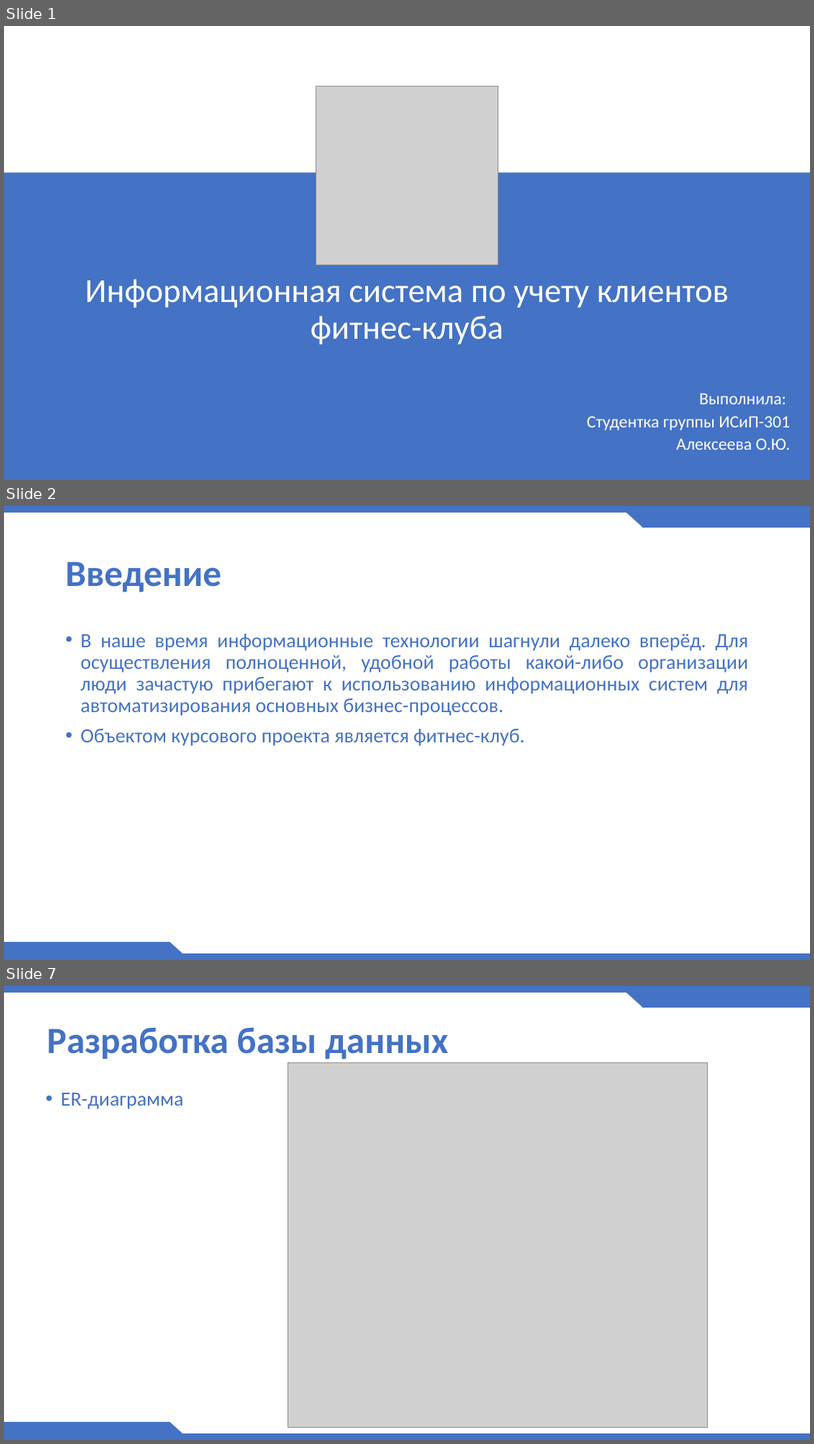
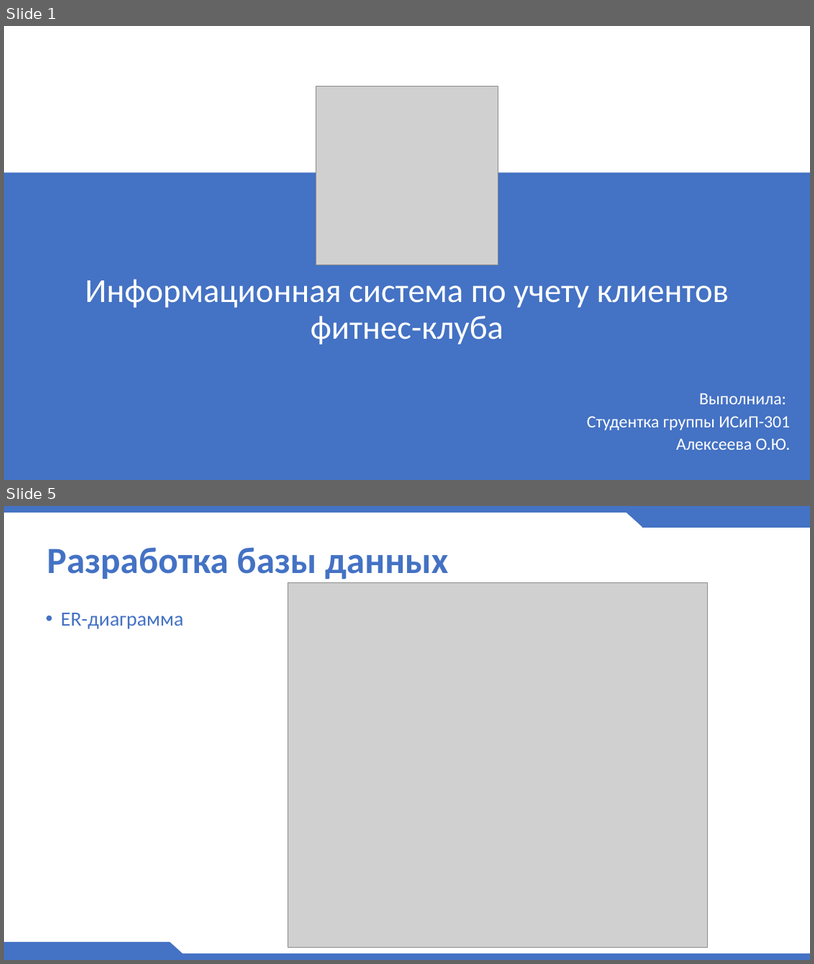
Before and after one commit to zhoyl/WpfApp2_KursRab, a slide deck: prezentation.pptx. Shown one above the other, each under a label of ours: slides 1, 2 and 7 before the commit, slides 1 and 5 after it; the slides between them are not shown. The pictures are 814x1444 and 814x964 pixels, drawn with LibreOffice and Linux fonts; fonts in the diff are those of the drawing; grey boxes stand for pictures; background and template pictures are left out. Boxes give left, top, right and bottom in pixels: in the first picture for what was removed or moved away, otherwise in the second. Text is boxed around its words. In the diff, an @@ line names an element or a change of style, - is before the commit and + after.

```diff
--- a/prezentation.pptx
+++ b/prezentation.pptx
@@ slide 2 removed at bbox=[4, 506, 810, 960], background #FFFFFF; not listed: 6 template elements that a slide beside it also shows @@
@@ title removed at bbox=[65, 561, 221, 592] @@
-Введение
@@ text removed at bbox=[80, 633, 748, 746] @@
-• В наше время информационные технологии шагнули далеко вперёд. Для осуществления полноценной, удобной работы какой-либо организации люди зачастую прибегают к использованию информационных систем для автоматизирования основных бизнес-процессов.
-• Объектом курсового проекта является фитнес-клуб.
@@ what was slide 7 is now slide 5 @@
```
Also in this commit, not shown: 3 slides changed, 7 other slides removed, 10 other files.
